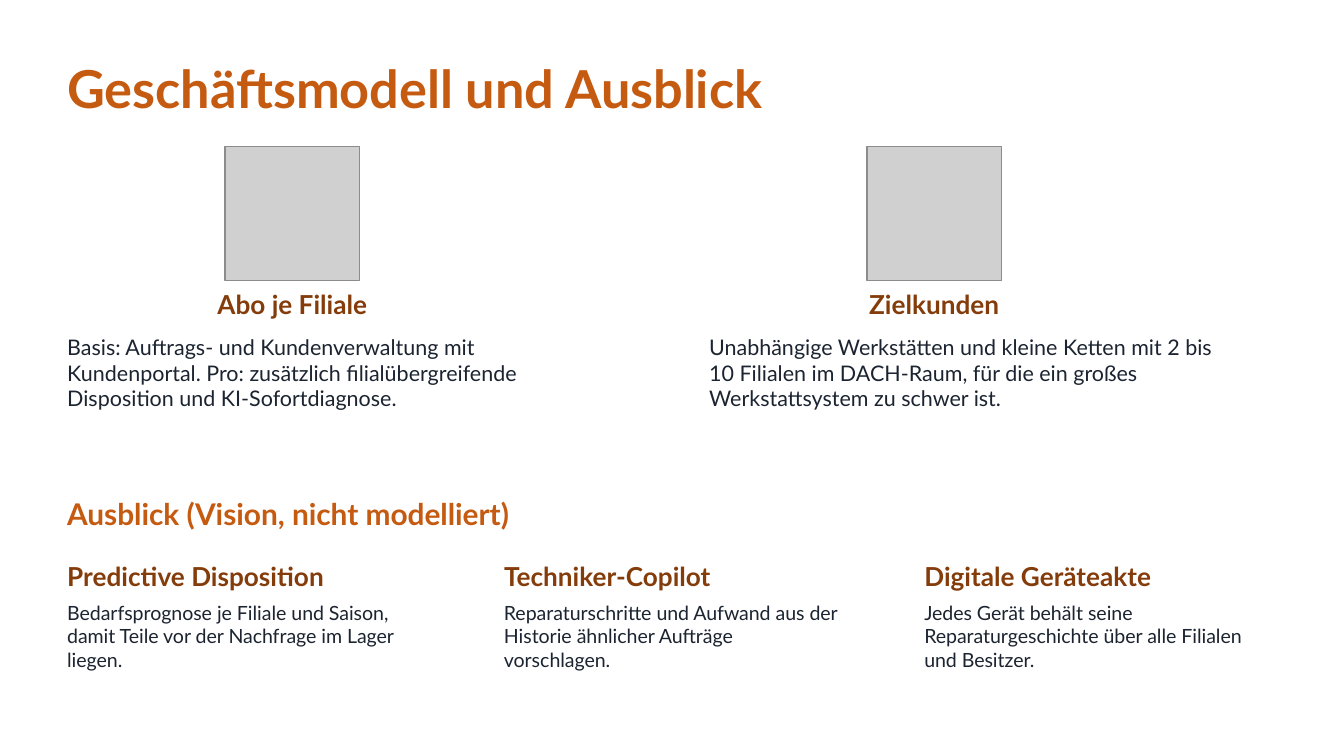
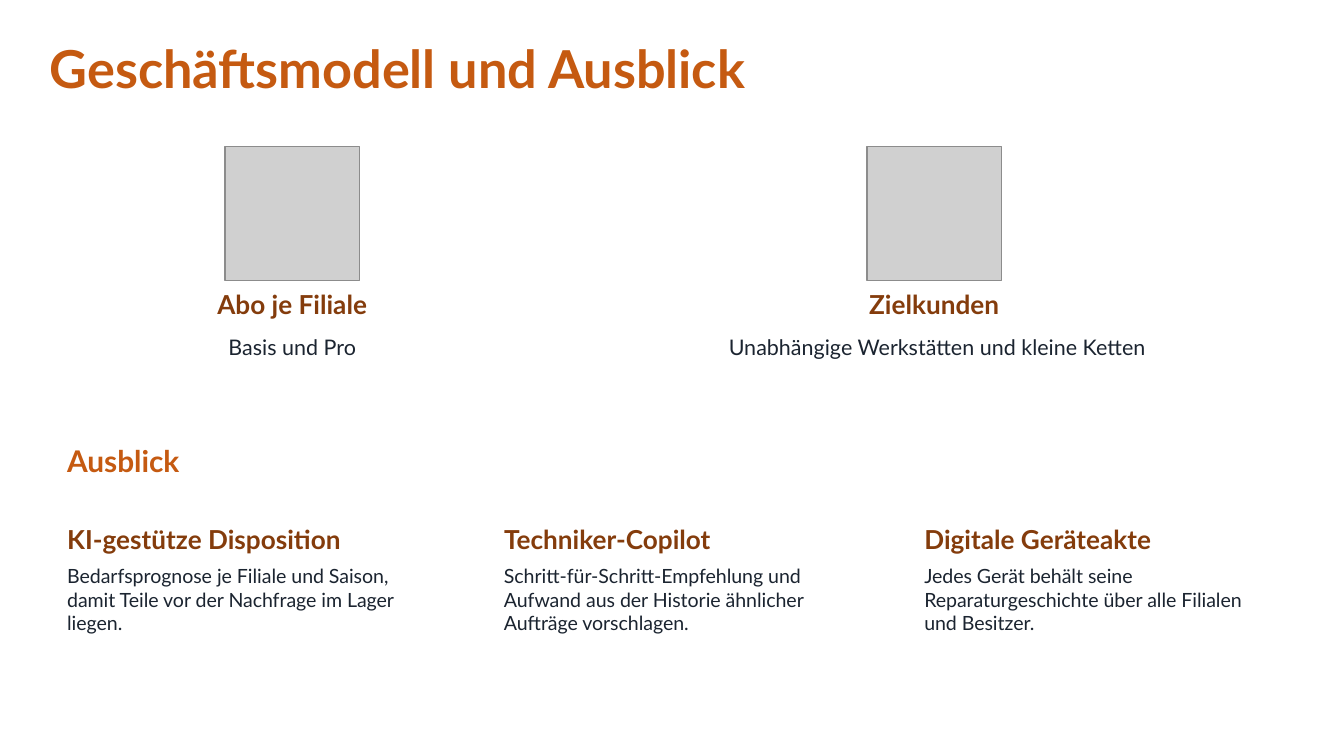
Before and after one commit to jakobschwan123-cmd/casestudy-semester-3, a slide deck: slide 28 of 4_praesentation/Abschlusspraesentation.pptx (slide 17 before the commit). Drawn at 1344x756 pixels with LibreOffice and Linux fonts; fonts in the diff are those of the drawing; grey boxes stand for pictures. Boxes give left, top, right and bottom in pixels: in the first picture for what was removed or moved away, otherwise in the second. Text is boxed around its words. In the diff, an @@ line names an element or a change of style, - is before the commit and + after.

```diff
--- a/4_praesentation/Abschlusspraesentation.pptx
+++ b/4_praesentation/Abschlusspraesentation.pptx
@@ text "Geschäftsmodell und Ausblick": place and size @@
-text "Geschäftsmodell und Ausblick" at <box>67,69,762,109</box>
+text "Geschäftsmodell und Ausblick" at <box>50,49,745,89</box>
@@ text "Geschäftsmodell und Ausblick" at <box>50,49,745,89</box>: more space between paragraphs; vertical alignment middle to top @@
@@ text removed at <box>67,339,516,410</box> @@
-Basis: Auftrags- und Kundenverwaltung mit Kundenportal. Pro: zusätzlich filialübergreifende Disposition und KI-Sofortdiagnose.
@@ text added at <box>228,339,356,355</box>, 11.5 pt, text #1B2430 @@
+Basis und Pro
@@ text at <box>729,339,1146,359</box>: text changed @@
-Unabhängige Werkstätten und kleine Ketten mit 2 bis 10 Filialen im DACH-Raum, für die ein großes Werkstattsystem zu schwer ist.
+Unabhängige Werkstätten und kleine Ketten
@@ text at <box>67,449,179,473</box>: text changed @@
-Ausblick (Vision, nicht modelliert)
+Ausblick
@@ text colour #843C0B to #843C0C in 4 elements at <box>217,294,367,318</box>, <box>869,294,999,315</box>, <box>504,529,710,554</box>, <box>924,529,1151,554</box> @@
@@ 4 texts: place and size @@
-4 texts at <box>67,566,1241,671</box>
+4 texts at <box>67,529,1241,634</box>
@@ text at <box>67,529,340,554</box>: text changed; text colour #843C0B to #843C0C @@
-Predictive Disposition
+KI-gestütze Disposition
@@ text at <box>504,568,804,634</box>: text changed @@
-Reparaturschritte und Aufwand aus der Historie ähnlicher Aufträge vorschlagen.
+Schritt-für-Schritt-Empfehlung und Aufwand aus der Historie ähnlicher Aufträge vorschlagen.
```
Also in this commit, not shown: 13 other slides changed, 14 slides added, 3 slides removed.
